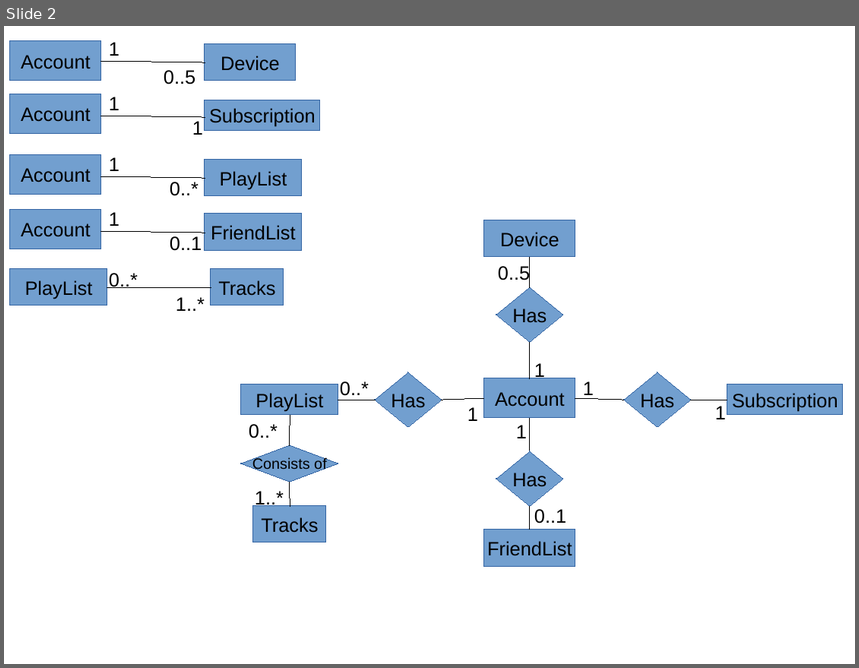
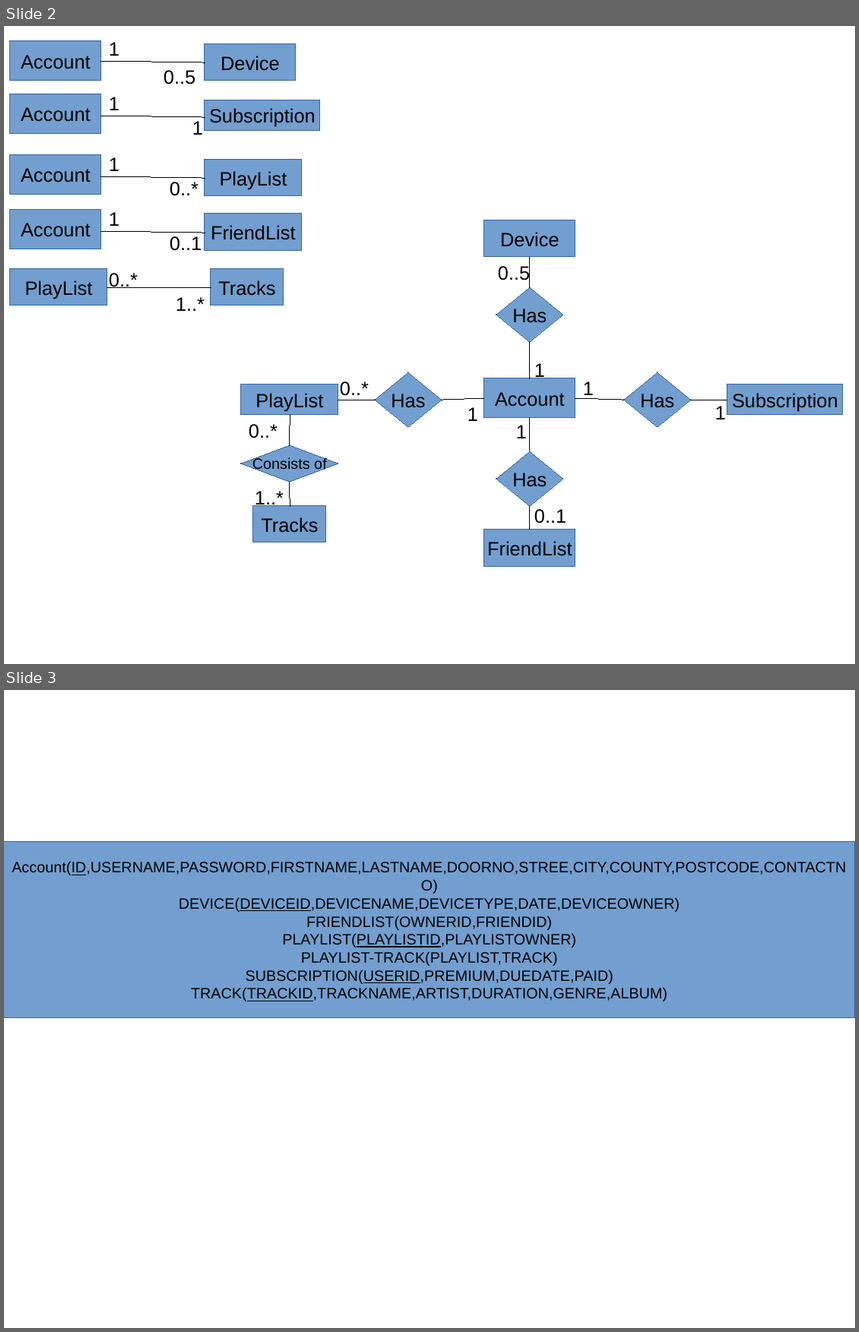
Before and after one commit to prarthanap/Plookify, a slide deck: Plookify/src/Scratch/db/softwareengineering_erdiagram.odp. Shown one above the other, each under a label of ours: slide 2 before the commit, slides 2 and 3 after it. The pictures are 859x668 and 859x1332 pixels, drawn with LibreOffice and Linux fonts; fonts in the diff are those of the drawing. Boxes give left, top, right and bottom in pixels: in the first picture for what was removed or moved away, otherwise in the second. Text is boxed around its words. In the diff, an @@ line names an element or a change of style, - is before the commit and + after.

Commit message:
added more to er

```diff
--- a/Plookify/src/Scratch/db/softwareengineering_erdiagram.odp
+++ b/Plookify/src/Scratch/db/softwareengineering_erdiagram.odp
@@ slide 3 added at [4,690,855,1328], background #FFFFFF @@
@@ rectangle added at [4,842,855,1018], fill #729FCF, outline #3465A4 0 pt, 14 pt, text #000000 @@
+Account(ID,USERNAME,PASSWORD,FIRSTNAME,LASTNAME,DOORNO,STREE,CITY,COUNTY,POSTCODE,CONTACTNO)
+DEVICE(DEVICEID,DEVICENAME,DEVICETYPE,DATE,DEVICEOWNER)
+FRIENDLIST(OWNERID,FRIENDID)
+PLAYLIST(PLAYLISTID,PLAYLISTOWNER)
+PLAYLIST-TRACK(PLAYLIST,TRACK)
+SUBSCRIPTION(USERID,PREMIUM,DUEDATE,PAID)
+TRACK(TRACKID,TRACKNAME,ARTIST,DURATION,GENRE,ALBUM)
```
Also in this commit, not shown: 1 slide removed.
